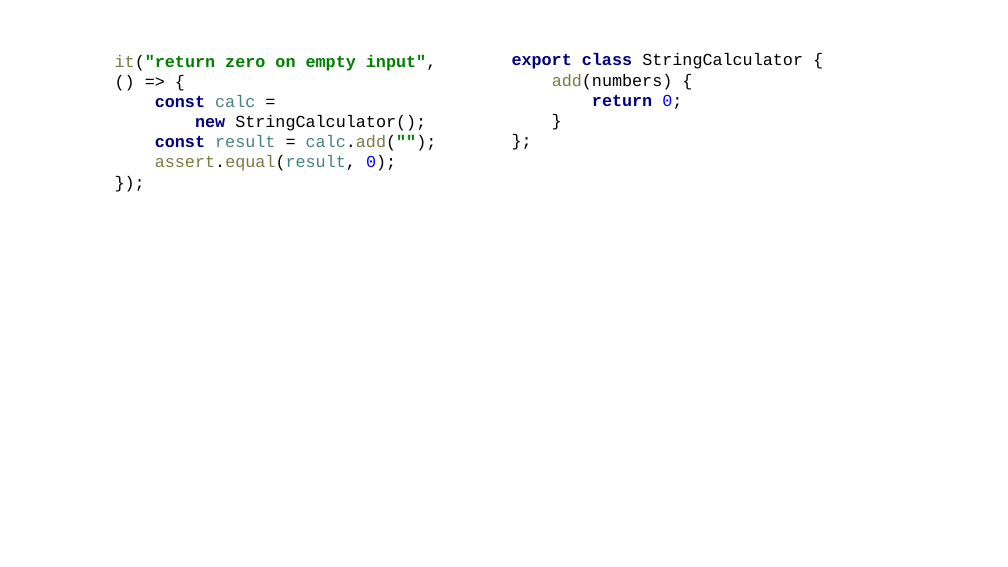
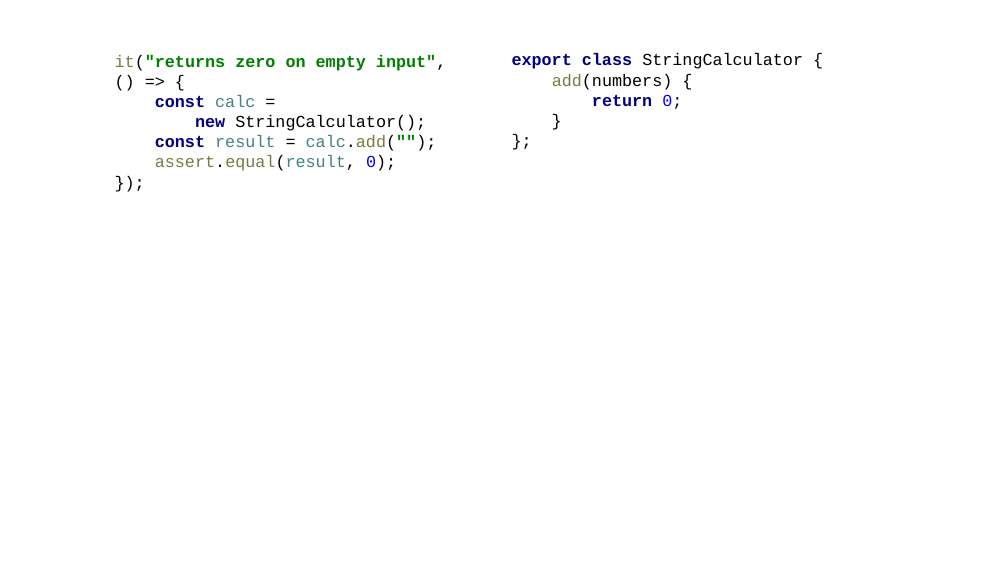
Before and after one commit to kontur-courses/tdd, a slide deck: slide 3 of js/StringCalculator TDD Kata JS.pptx. Drawn at 1008x567 pixels with LibreOffice and Linux fonts; fonts in the diff are those of the drawing. Boxes give left, top, right and bottom in pixels: in the first picture for what was removed or moved away, otherwise in the second. Text is boxed around its words. In the diff, an @@ line names an element or a change of style, - is before the commit and + after.

```diff
--- a/js/StringCalculator TDD Kata JS.pptx
+++ b/js/StringCalculator TDD Kata JS.pptx
@@ text at bbox=[115, 54, 447, 171]: text changed @@
-it("return zero on empty input",
-() => {
-const calc =
-new StringCalculator();
-const result = calc.add("");
-assert.equal(result, 0);
-});
+it("returns zero on empty input",
+() => {
+const calc =
+new StringCalculator();
+const result = calc.add("");
+assert.equal(result, 0);
+});
```
Also in this commit, not shown: 10 other slides changed, 1 slide added, 1 slide removed, 3 other files.
